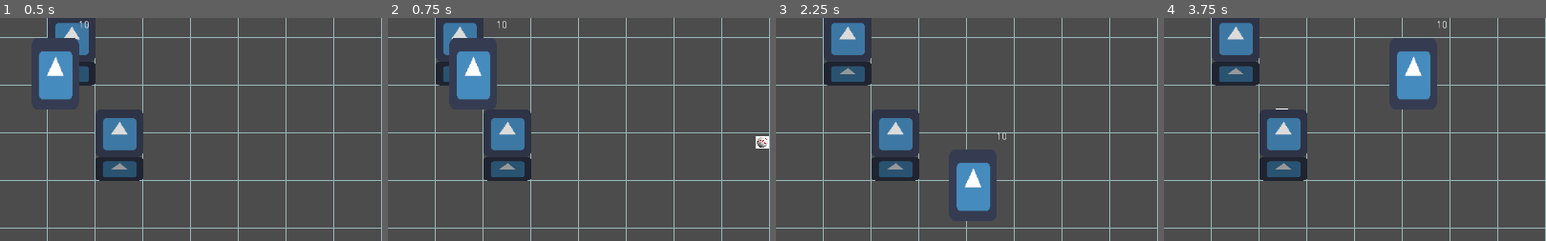
Above: before the commit, frames 1-4 (left to right).
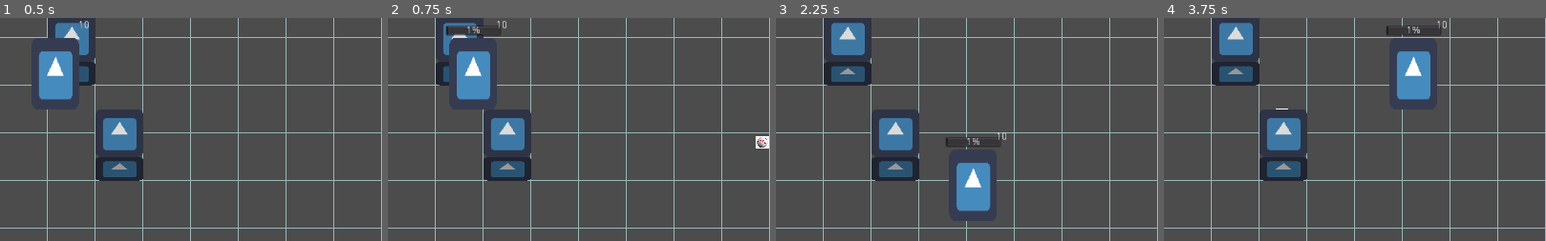
Above: after the commit, the same moments.

Repository: reidbhuntley/snowfort
Game: Godot game, scene res://Scenes/Main.tscn
Same seed, same stepped clock (60 frames per second), same inputs: the game is played once before the commit and once after it. The engine's default icon, where the game draws it, is replaced by a stand-in: a white triangle on a blue panel in a dark square.
Inputs (mouse positions are % of the whole screen's width and height, from its top left):
- Up to frame 1 (0.5 s): no input
- Up to frame 2 (0.75 s): move the mouse to (72, 45) at 0.52 s; hold D (move_right) from 0.53 s (still down); hold E (build_wall) from 0.53 s (still down)
- Up to frame 3 (2.25 s): tap Space (ui_select) at 0.77, 0.8, 1.07, 1.35, 1.52, 1.82 s; move the mouse to (30, 55) at 1.27 s; release D (move_right) at 1.28 s; release E (build_wall) at 1.28 s; hold S (move_down) 1.28-2.03 s; tap E (build_wall) at 1.55 s; move the mouse to (60, 28) at 2.02 s; hold D (move_right) from 2.03 s (still down); hold E (build_wall) from 2.03 s (still down)
- Up to frame 4 (3.75 s): tap Space (ui_select) at 2.3, 3.02, 3.32 s; move the mouse to (45, 70) at 2.77 s; release D (move_right) at 2.78 s; release E (build_wall) at 2.78 s; hold W (move_up) 2.78-3.53 s; tap E (build_wall) at 2.85 s; move the mouse to (80, 65) at 3.52 s; hold A (move_left) from 3.53 s (still down); hold Space (ui_select) from 3.53 s (still down)
The pictures show only the part of the screen within x 0-50%, y 6-56%; the shares and areas given below are measured in that part.

Frame 1 is identical in both runs. In frame 2, 0.5% of the frame differs, in the area x 15-30%, y 3-9%; in frame 3, 0.2%; in frame 4, 0.2%.

Commit message:
Progress bar fix
Fixed issue with progress bar disappearing while building snowballs. Added "reload" input action.

Diff:
--- a/Scenes/Player/Player.gd
+++ b/Scenes/Player/Player.gd
@@ -41,24 +41,28 @@
 func _process(delta):
 	get_node("Label").set_text(str(snowballs))
 
-	if Input.is_action_just_pressed("ui_select"):
+	# Reloading
+	if Input.is_action_just_pressed("reload"):
 		progress_bar.show()
 
-	if Input.is_action_pressed("ui_select"):
+	if Input.is_action_pressed("reload"):
 		build_snowball_progress += delta
 		progress_bar.value = build_snowball_progress
 		if(build_snowball_progress >= BUILD_SNOWBALL_TIME):
 			snowballs = snowballs + 1
 			reset_snowball_build()
 
-	if Input.is_action_just_released("ui_select"):
+	if Input.is_action_just_released("reload"):
 		reset_snowball_build()
+		progress_bar.hide()
 
+	# Firing
 	if Input.is_action_just_pressed("ui_mouse_left"):
 		if snowballs > 0:
 			fire()
 			snowballs = snowballs - 1
 
+	# Wall building
 	if Input.is_action_just_pressed("build_wall"):
 		progress_bar.show()
 
@@ -71,6 +75,8 @@
 
 	if Input.is_action_just_released("build_wall"):
 		reset_wall_build()
+		progress_bar.hide()
+
 
 func fire():
 	var bullet = BULLET_SCENE.instance()
@@ -78,16 +84,17 @@
 	get_parent().add_child(bullet)
 	bullet.node_height.height_coord = BULLET_HEIGHT
 
+
 func build_wall():
 	var wall = WALL_SCENE.instance()
 	wall.position = get_global_position()
 	get_parent().add_child(wall)
 	wall.prep_wall()
 
+
 func reset_wall_build():
 	build_wall_progress = 0;
-	progress_bar.hide()
+
 
 func reset_snowball_build():
 	build_snowball_progress = 0;
-	progress_bar.hide()
--- a/project.godot
+++ b/project.godot
@@ -80,6 +80,12 @@
 , Object(InputEventJoypadButton,"resource_local_to_scene":false,"resource_name":"","device":0,"button_index":2,"pressure":0.0,"pressed":false,"script":null)
  ]
 }
+reload={
+"deadzone": 0.5,
+"events": [ Object(InputEventKey,"resource_local_to_scene":false,"resource_name":"","device":0,"alt":false,"shift":false,"control":false,"meta":false,"command":false,"pressed":false,"scancode":81,"unicode":0,"echo":false,"script":null)
+, Object(InputEventKey,"resource_local_to_scene":false,"resource_name":"","device":0,"alt":false,"shift":false,"control":false,"meta":false,"command":false,"pressed":false,"scancode":32,"unicode":0,"echo":false,"script":null)
+ ]
+}
 
 [rendering]
 
